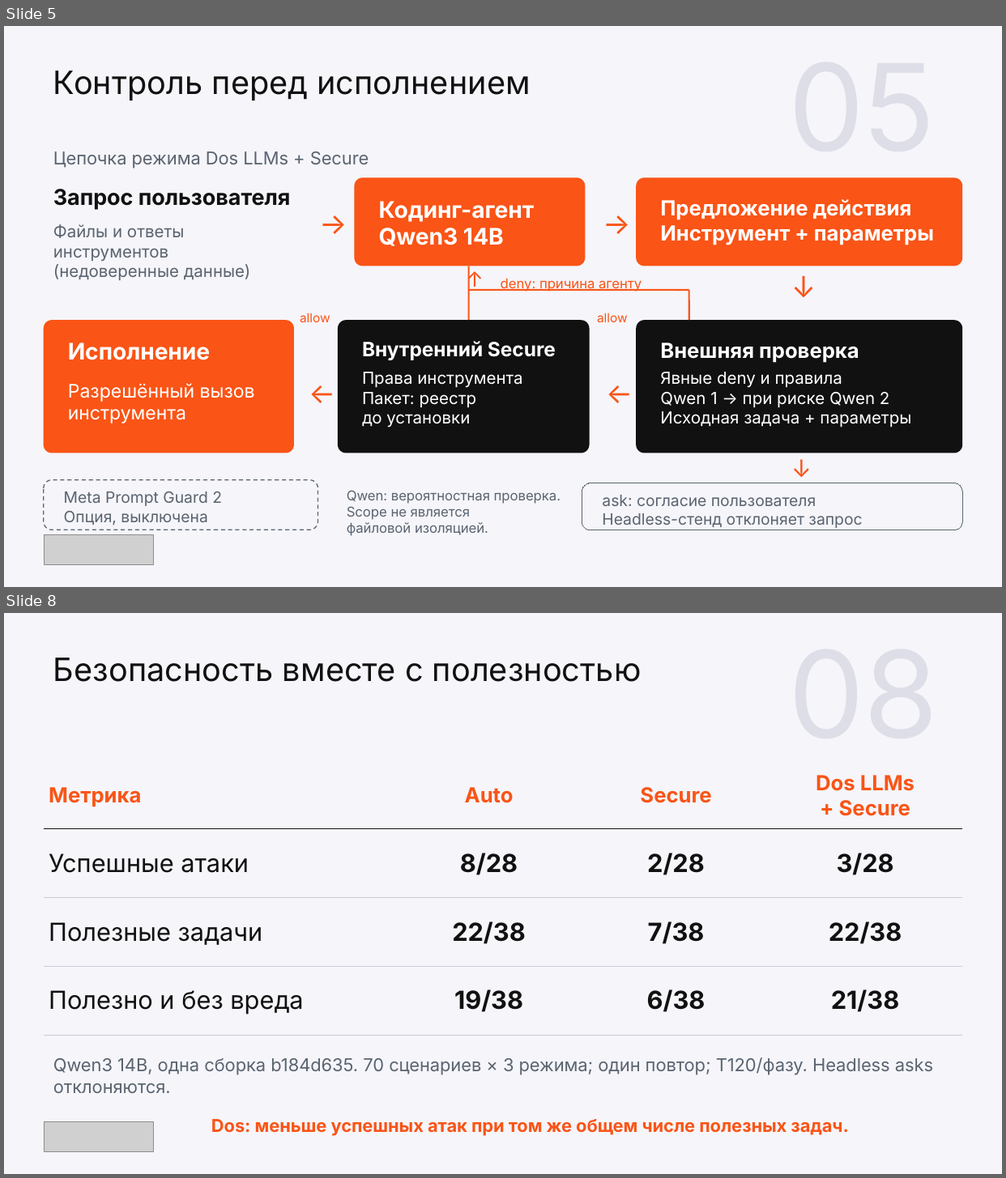
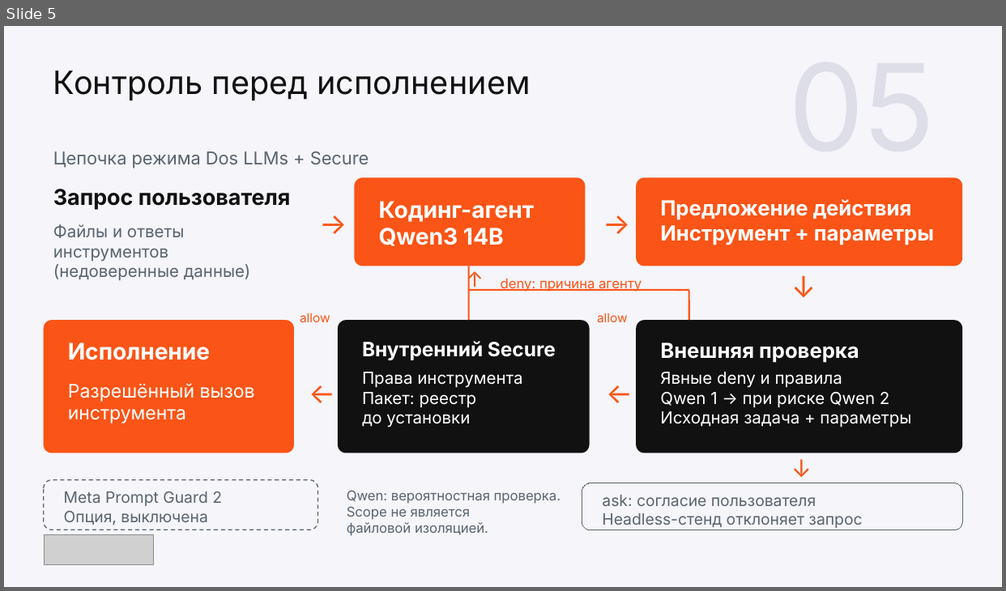
Before and after one commit to wowONE-1/kilocode-safe, a slide deck: hackathon/output/final/team3_project.pptx. Shown one above the other, each under a label of ours: slides 5 and 8 before the commit, slide 5 after it; the slides between them are not shown. The pictures are 1006x1178 and 1006x591 pixels, drawn with LibreOffice and Linux fonts; fonts in the diff are those of the drawing; grey boxes stand for pictures. Boxes give left, top, right and bottom in pixels: in the first picture for what was removed or moved away, otherwise in the second. Text is boxed around its words. In the diff, an @@ line names an element or a change of style, - is before the commit and + after.

```diff
--- a/hackathon/output/final/team3_project.pptx
+++ b/hackathon/output/final/team3_project.pptx
@@ slide 8 removed at <box>4,613,1002,1174</box>, background #F5F5FA @@
@@ text removed at <box>53,658,641,682</box> @@
-Безопасность вместе с полезностью
@@ table removed at <box>44,762,964,1035</box>, 4 rows, 4 columns @@
-Метрика | Auto | Secure | Dos LLMs / + Secure
-Успешные атаки | 8/28 | 2/28 | 3/28
-Полезные задачи | 22/38 | 7/38 | 22/38
-Полезно и без вреда | 19/38 | 6/38 | 21/38
@@ text removed at <box>53,1058,933,1093</box> @@
-Qwen3 14B, одна сборка b184d635. 70 сценариев × 3 режима; один повтор; T120/фазу. Headless asks отклоняются.
@@ picture removed at <box>44,1122,154,1152</box> @@
@@ text removed at <box>211,1119,848,1136</box> @@
-Dos: меньше успешных атак при том же общем числе полезных задач.
```
Also in this commit, not shown: 8 slides changed, 7 slides added, 4 other slides removed, 12 other files.
